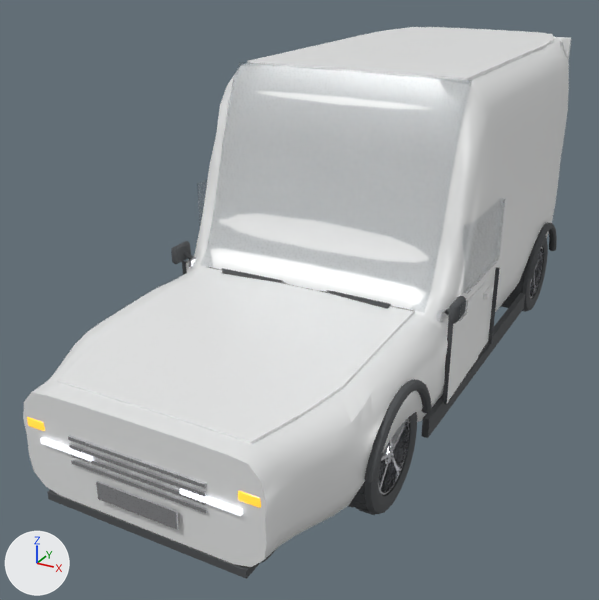
Renders of the glTF model godot/assets/vehicles/panel_van.glb from each side of a commit.
Both versions are drawn from a 50 mm camera at (2.42, -5.36, 3.07) aimed at (-0.29, -0.43, 0.6). Arrows for +X, +Y and +Z are at lower left; the lights stay in place. The first picture is the older version. Where no turn or scale is listed for an object, it has been applied to the vertices. Vertices at exactly the same position are counted once.

Names of what the first picture shows: 'bonnet.001', 'door-front-right.001', 'medium-panel-van_0', 'medium-panel-van_1', 'medium-panel-van_2', 'medium-panel-van_4', 'medium-panel-van_6', 'wheel-front-right/alloy', 'wheel-front-right/trim', 'wheel-rear-right/trim' and 3 more.
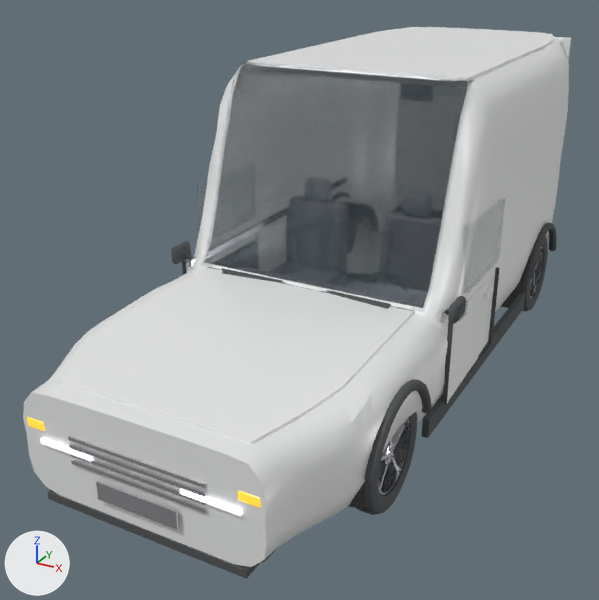
The edits, one by one:
me_medium_panel_van_0 is used by ob_medium_panel_van_0; location (0.0, 0.0, 1.239).
me_medium_panel_van_0 had 1688 vertices, 3368 faces and spanned x -1.0..1.0, y -2.67..2.67, z -1.02..1.02.
me_medium_panel_van_0 now has 1723 vertices, 3356 faces and spans x -1.0..1.0, y -2.67..2.67, z -1.02..1.02.
Part 1, on me_medium_panel_van_0:
41 vertices are removed from x -0.82..0.82, y -0.77..-0.26, z -0.17..0.99.
117 faces are deleted.
76 vertices are added at x -0.83..0.83, y -0.87..-0.18, z -0.29..1.01.
105 new faces join them.

Pixel boxes [x1, y1, x2, y2] of what changed, in the pictures (599 x 600 px; the box of a moved part takes in the faces that stretch with it):
part 1 of me_medium_panel_van_0, moved or reshaped: [200, 61, 477, 316] in both
